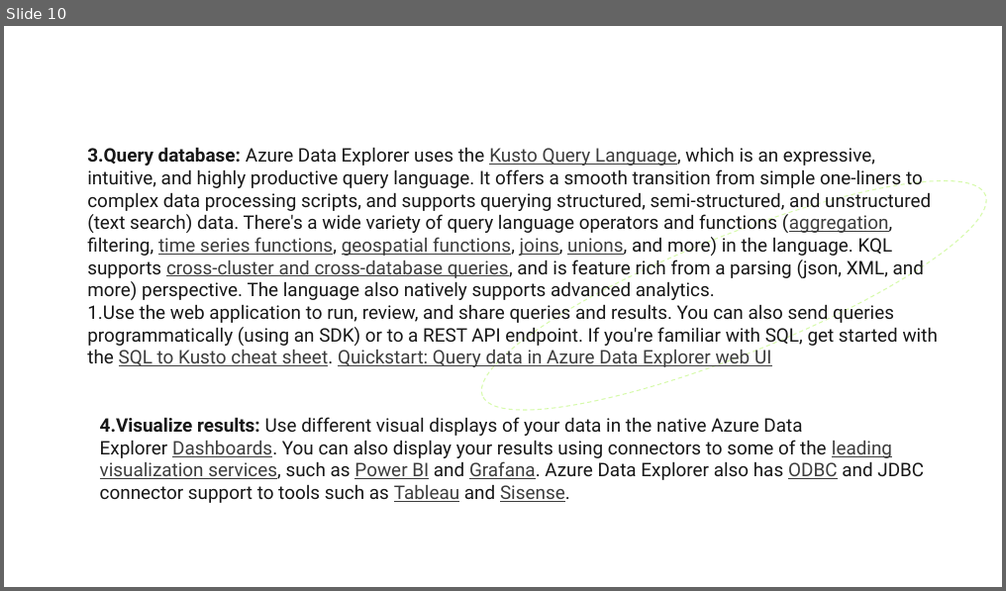
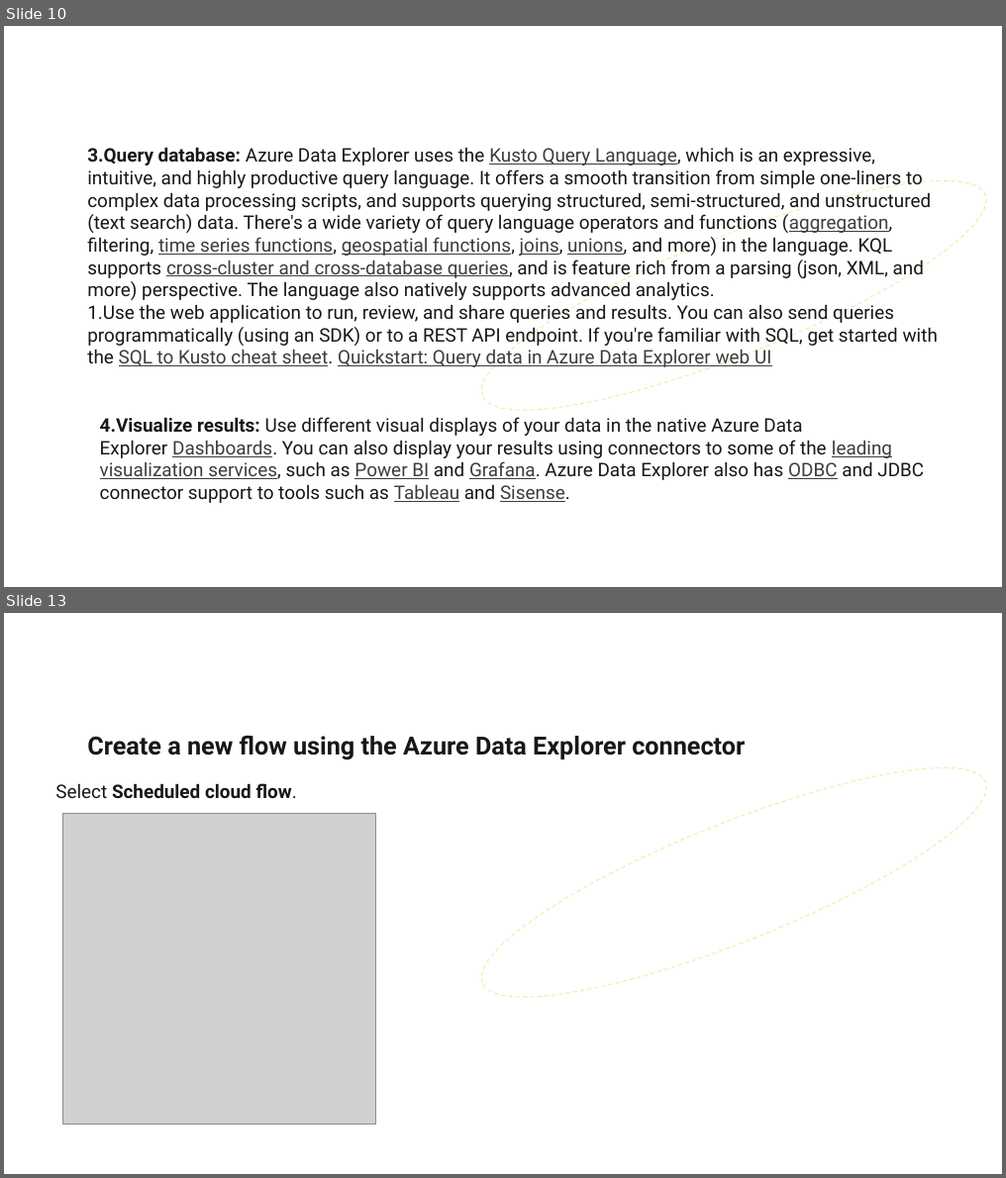
Before and after one commit to Deloitte-Azure-Accelerators/DataExplorer, a slide deck: Azure Data Explorer.pptx. Shown one above the other, each under a label of ours: slide 10 before the commit, slides 10 and 13 after it; the slides between them are not shown. The pictures are 1006x591 and 1006x1178 pixels, drawn with LibreOffice and Linux fonts; fonts in the diff are those of the drawing; grey boxes stand for pictures; background and template pictures are left out. Boxes give left, top, right and bottom in pixels: in the first picture for what was removed or moved away, otherwise in the second. Text is boxed around its words. In the diff, an @@ line names an element or a change of style, - is before the commit and + after.

```diff
--- a/Azure Data Explorer.pptx
+++ b/Azure Data Explorer.pptx
@@ slide 13 added at [4,613,1002,1174], background #FFFFFF; not listed: 1 template element that a slide beside it also shows @@
@@ ellipse added at [460,727,1002,1039], outline #86F200 1 pt dashed @@
@@ text added at [87,736,745,761], 24 pt, text #171717, bold @@
+Create a new flow using the Azure Data Explorer connector
@@ text added at [55,783,297,798], 18 pt, text #171717, bold @@
+Select Scheduled cloud flow.
@@ picture added at [62,814,375,1125] @@
```
Also in this commit, not shown: 10 other slides added.
